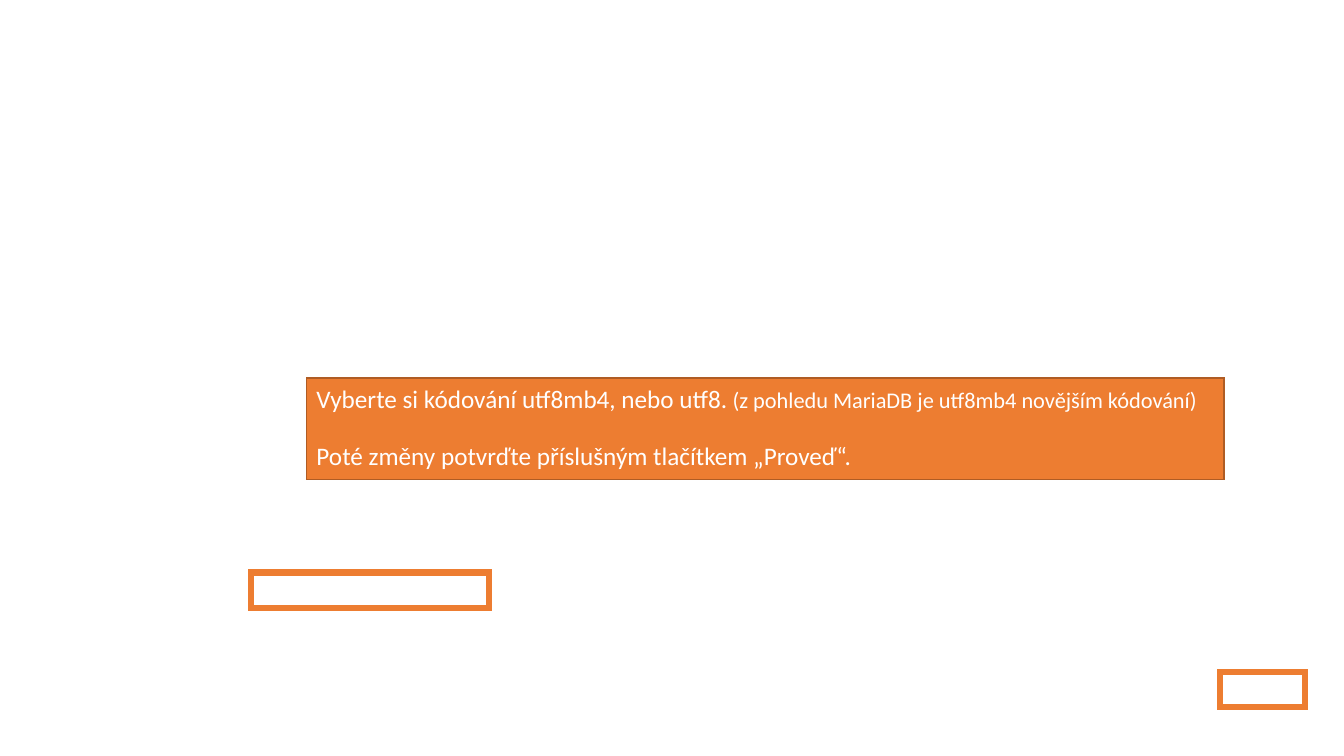
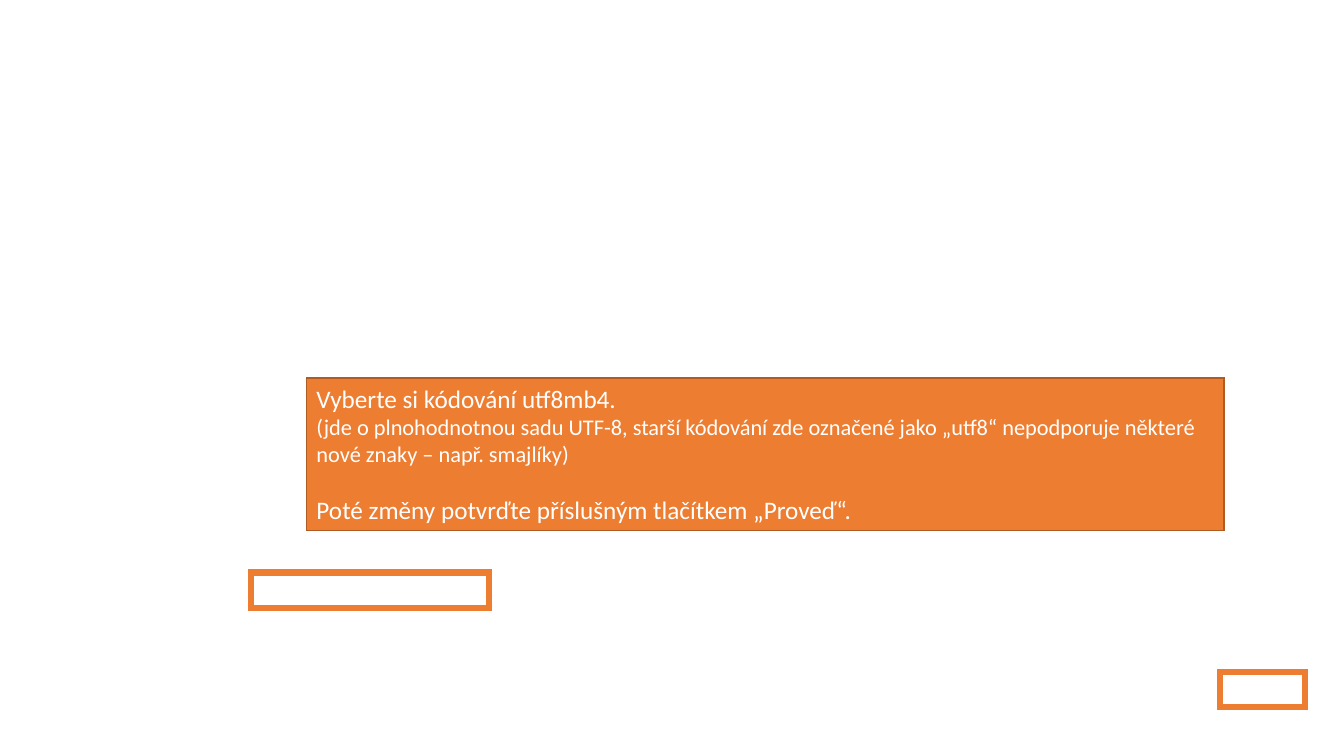
Before and after one commit to 4iz278/cviceni, a slide deck: slide 7 of 05-sql-databaze/05-prezentace-phpmyadmin.pptx. Drawn at 1344x756 pixels with LibreOffice and Linux fonts; fonts in the diff are those of the drawing; background and template pictures are left out. Boxes give left, top, right and bottom in pixels: in the first picture for what was removed or moved away, otherwise in the second. Text is boxed around its words. In the diff, an @@ line names an element or a change of style, - is before the commit and + after.

Commit message:
úprava popisu nastavení kódování

```diff
--- a/05-sql-databaze/05-prezentace-phpmyadmin.pptx
+++ b/05-sql-databaze/05-prezentace-phpmyadmin.pptx
@@ rectangle "Vyberte si kódování utf8mb4. (jde ...": place and size @@
-rectangle "Vyberte si kódování utf8mb4. (jde ..." at [307, 378, 1224, 480]
+rectangle "Vyberte si kódování utf8mb4. (jde ..." at [307, 378, 1224, 530]
@@ text in rectangle at [316, 390, 1195, 466]: text changed @@
-Vyberte si kódování utf8mb4, nebo utf8. (z pohledu MariaDB je utf8mb4 novějším kódování)
+Vyberte si kódování utf8mb4.
+(jde o plnohodnotnou sadu UTF-8, starší kódování zde označené jako „utf8“ nepodporuje některé nové znaky – např. smajlíky)
```
